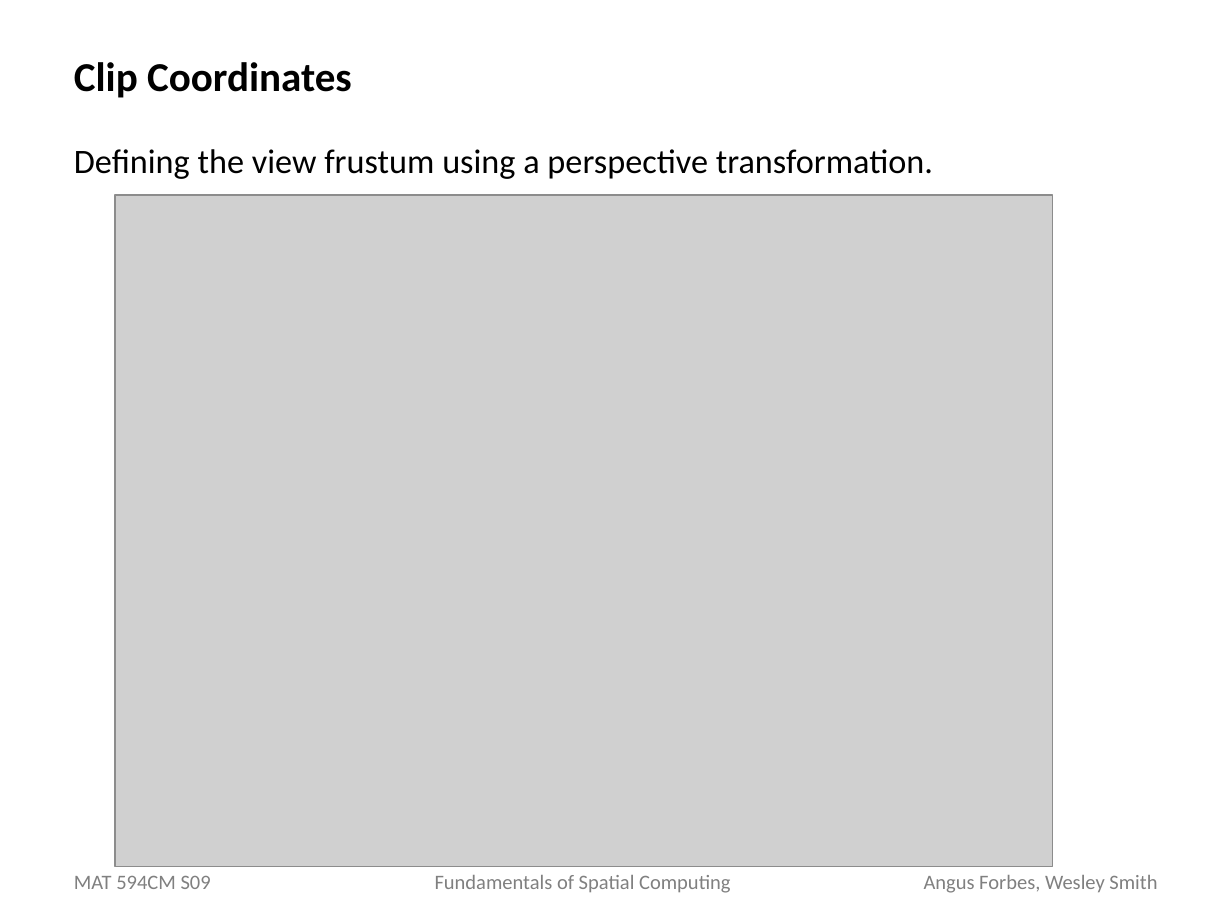
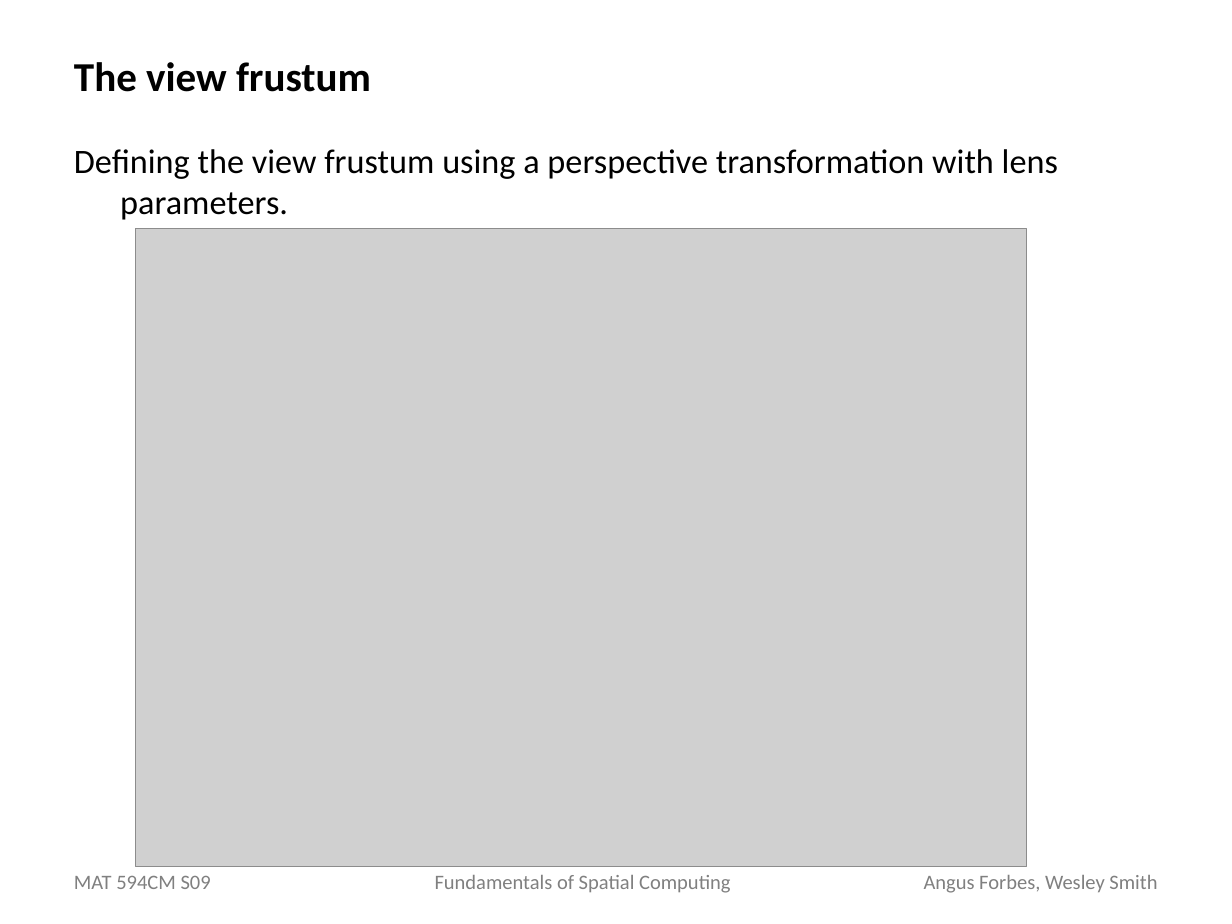
Before and after one commit to angusforbes/mat594cm, a slide deck: slide 19 of Week1/Week1-OpenGL_Basics.pptx. Drawn at 1232x924 pixels with LibreOffice and Linux fonts; fonts in the diff are those of the drawing; grey boxes stand for pictures. Boxes give left, top, right and bottom in pixels: in the first picture for what was removed or moved away, otherwise in the second. Text is boxed around its words. In the diff, an @@ line names an element or a change of style, - is before the commit and + after.

```diff
--- a/Week1/Week1-OpenGL_Basics.pptx
+++ b/Week1/Week1-OpenGL_Basics.pptx
@@ title at (x1=74, y1=62, x2=371, y2=92): text changed @@
-Clip Coordinates
+The view frustum
@@ text at (x1=74, y1=149, x2=1058, y2=220): text changed @@
-Defining the view frustum using a perspective transformation.
+Defining the view frustum using a perspective transformation with lens parameters.
@@ picture resized from (x1=115, y1=195, x2=1052, y2=866) to (x1=136, y1=228, x2=1026, y2=866) @@
```
Also in this commit, not shown: 5 other slides changed, 4 slides added, 2 other files.
